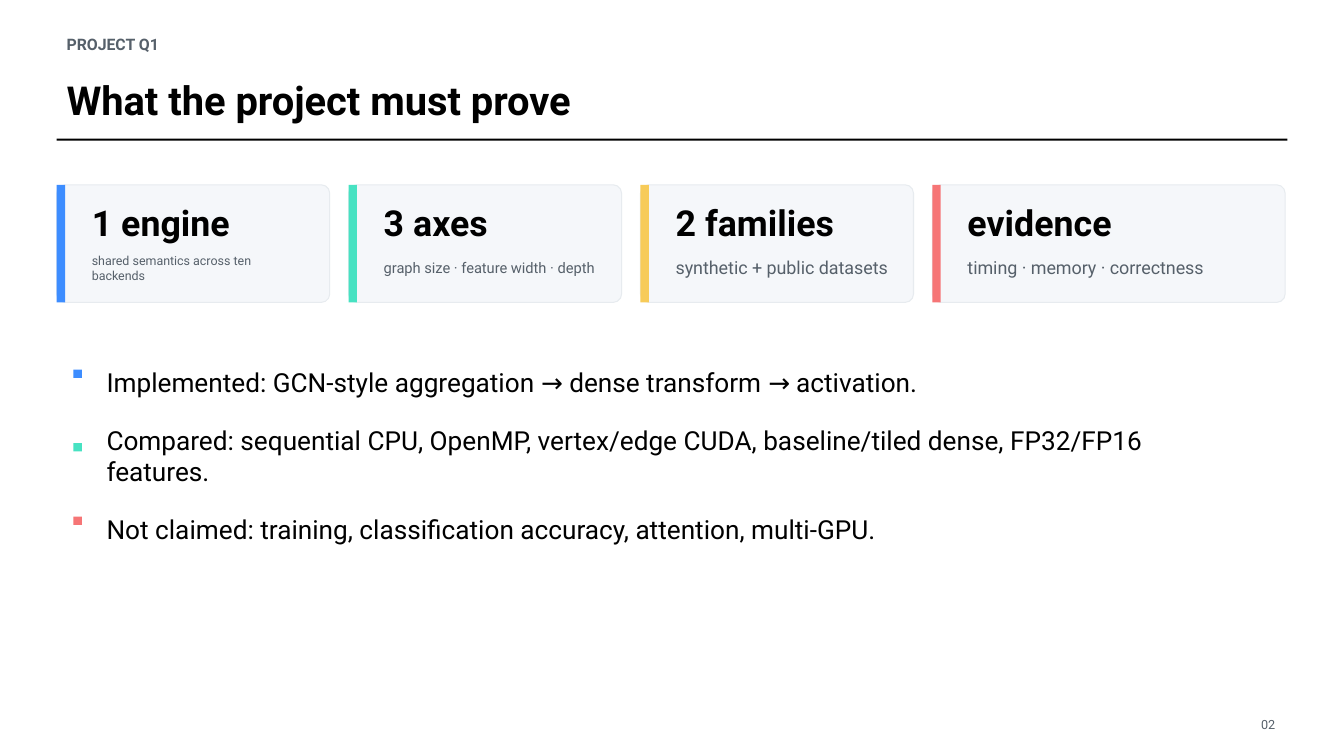
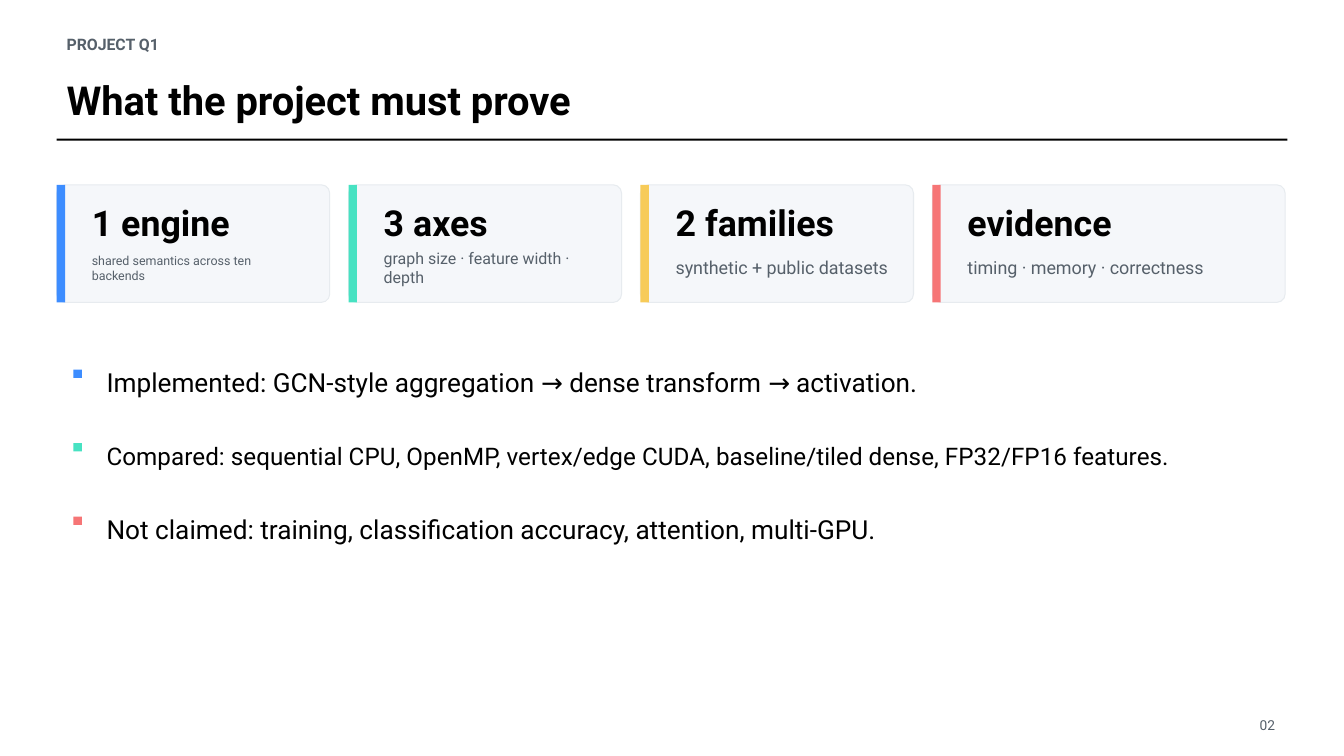
Before and after one commit to numei/gnni_on_gpus, a slide deck: slide 2 of docs/Q1-presentation-final.pptx. Drawn at 1344x756 pixels with LibreOffice and Linux fonts; fonts in the diff are those of the drawing. Boxes give left, top, right and bottom in pixels: in the first picture for what was removed or moved away, otherwise in the second. Text is boxed around its words. In the diff, an @@ line names an element or a change of style, - is before the commit and + after.

```diff
--- a/docs/Q1-presentation-final.pptx
+++ b/docs/Q1-presentation-final.pptx
@@ text "graph size · feature width ..." at (384,252,562,286): size 10.4 to 11.4 pt @@
@@ text "Compared: sequential CPU, OpenMP, vertex/edge ..." at (107,446,1168,470): size 18.8 to 17.3 pt @@
@@ text "02" at (1260,720,1275,730): size 9 to 9.8 pt @@
```
Also in this commit, not shown: 22 other slides changed, 1 other file.
